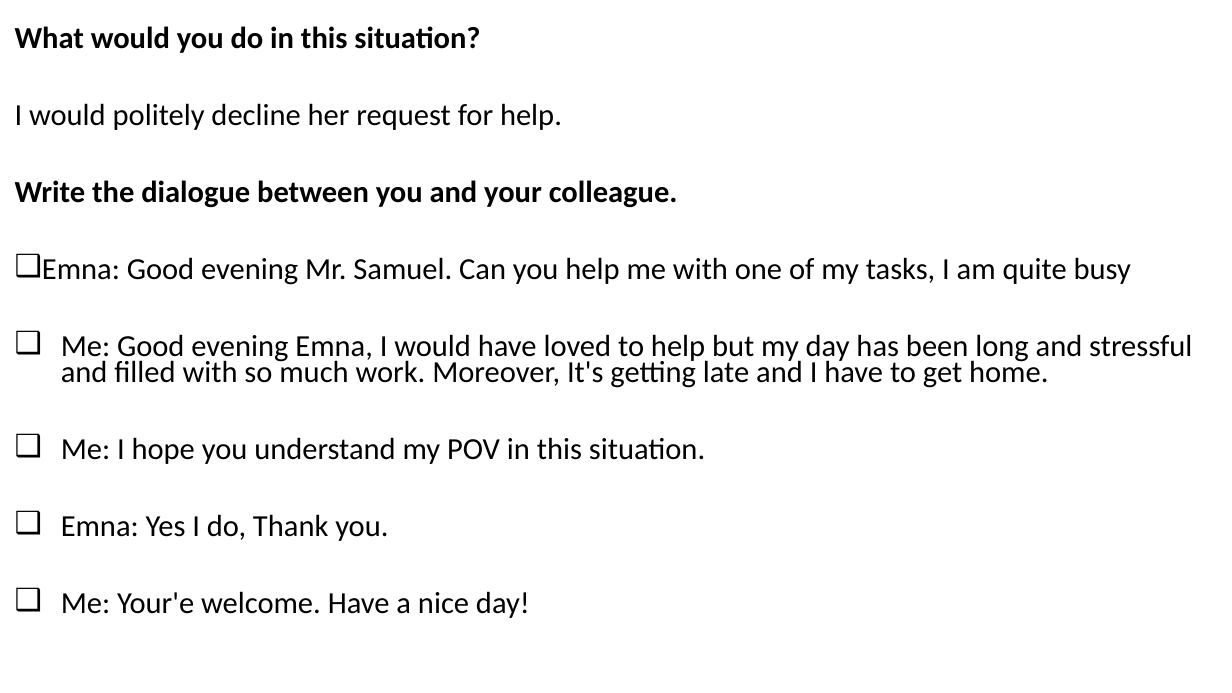
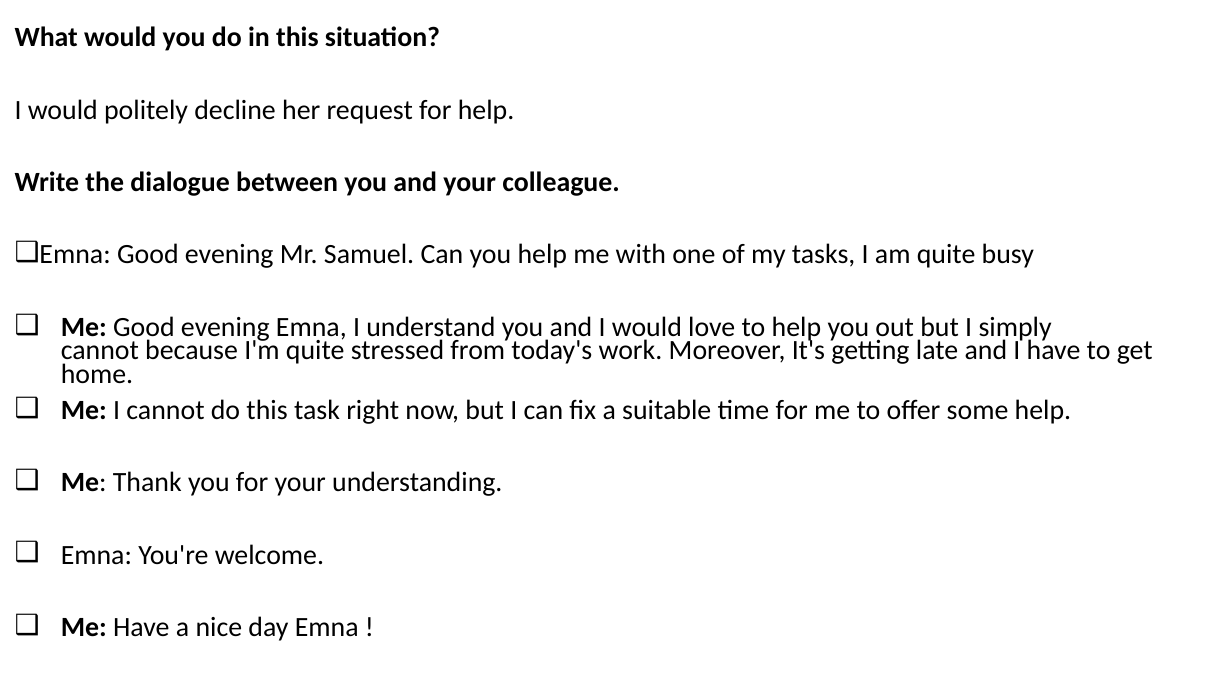
Before and after one commit to SamZie001/relational-effectiveness, a slide deck: slide 5 of Relatioinal Effectiveness Project.pptx. Drawn at 1232x693 pixels with LibreOffice and Linux fonts; fonts in the diff are those of the drawing. Boxes give left, top, right and bottom in pixels: in the first picture for what was removed or moved away, otherwise in the second. Text is boxed around its words. In the diff, an @@ line names an element or a change of style, - is before the commit and + after.

```diff
--- a/Relatioinal Effectiveness Project.pptx
+++ b/Relatioinal Effectiveness Project.pptx
@@ text at (x1=15, y1=26, x2=1034, y2=268): size 23.8 to 21.7 pt in "What would you do in this situation?", "I would politely decline her request for ...", "Write the dialogue between you and your ...", "Emna: Good evening Mr. Samuel. Can you ..." @@
@@ text at (x1=61, y1=316, x2=1153, y2=641): text changed; size 23.8 to 21.7 pt @@
-❑ Me: Good evening Emna, I would have loved to help but my day has been long and stressful and filled with so much work. Moreover, It's getting late and I have to get home.
-❑ Me: I hope you understand my POV in this situation.
-❑ Emna: Yes I do, Thank you.
-❑ Me: Your'e welcome. Have a nice day!
+❑ Me: Good evening Emna, I understand you and I would love to help you out but I simply cannot because I'm quite stressed from today's work. Moreover, It's getting late and I have to get home.
+❑ Me: I cannot do this task right now, but I can fix a suitable time for me to offer some help.
+❑ Me: Thank you for your understanding.
+❑ Emna: You're welcome.
+❑ Me: Have a nice day Emna !
```
Also in this commit, not shown: 1 other slide changed.
